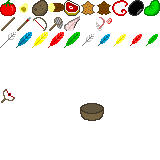
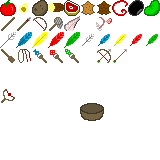
The second 160 x 160 image is a revision of the first. Changes to its layers:
painted on "items.png" over (1, 20, 127, 63)
